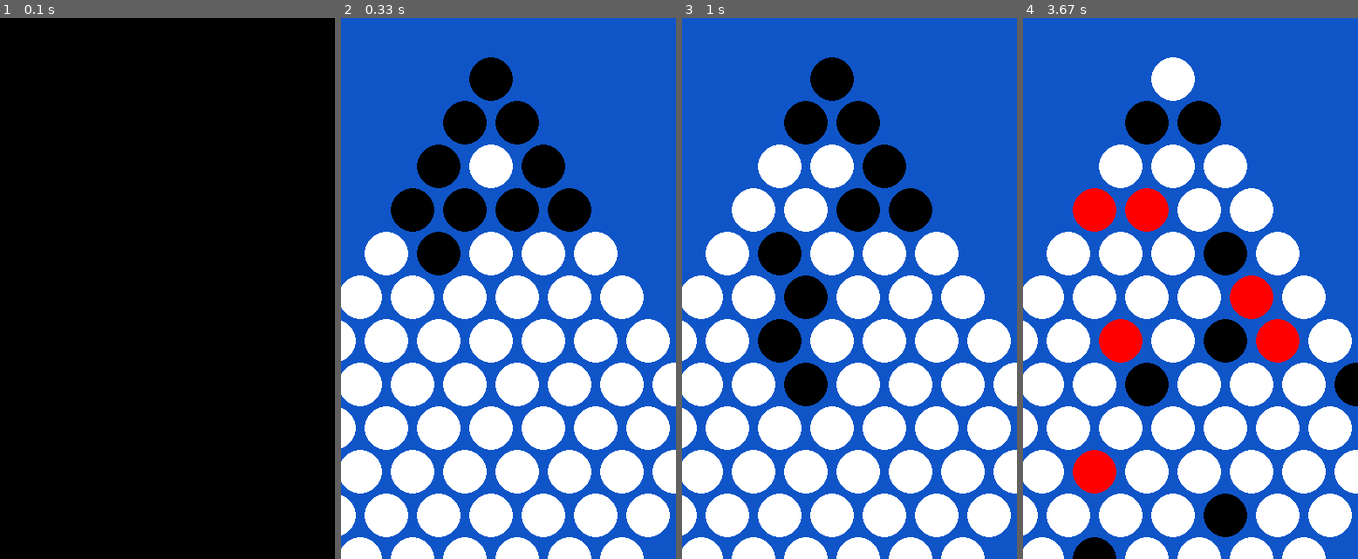
Above: before the commit, frames 1-4 (left to right).
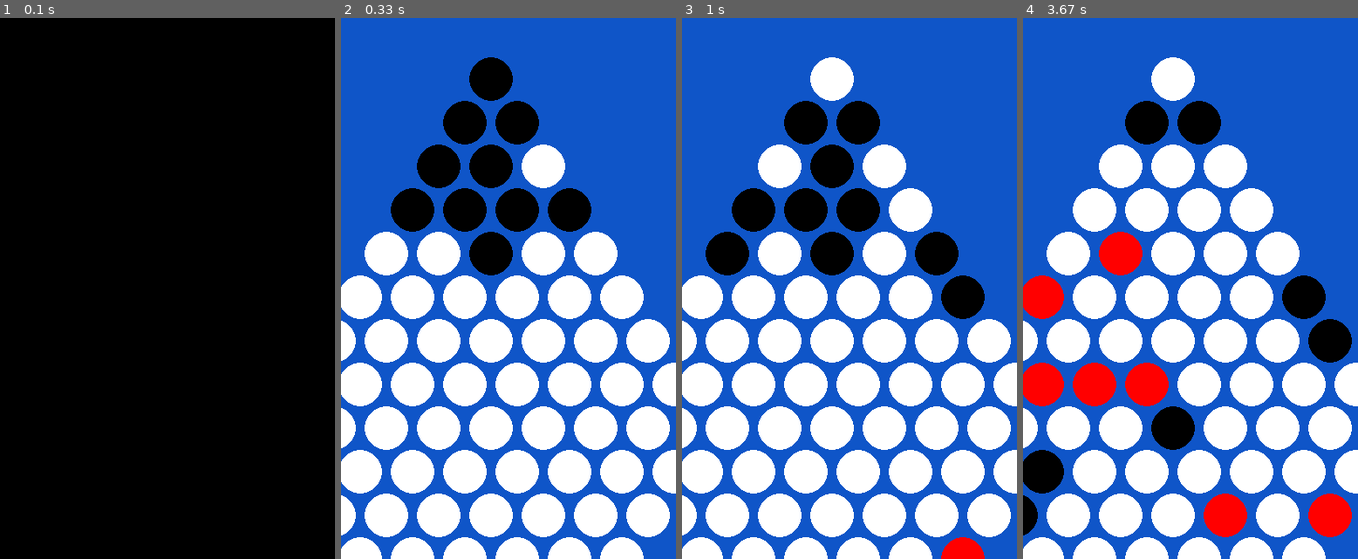
Above: after the commit, the same moments.

Repository: MaxMaiche/L3IAProjet
Game: pygame game, started from pygameGUI.py
Two runs of this game, one before a commit and one after it. Both use one fixed random seed, a clock stepped at 60 frames per second and the inputs below.
Inputs:
- Up to frame 1 (0.1 s): no input
- Up to frame 2 (0.33 s): no input
- Up to frame 3 (1 s): no input
- Up to frame 4 (3.67 s): no input

Frame 1 is identical in both runs. In frame 2, 3.2% of the frame differs, in the area x 22-67%, y 23-48%; in frame 3, 12%; in frame 4, 16%, in the area x 0-100%, y 31-100%.

Commit message:
Update agent.py

Diff:
--- a/agent.py
+++ b/agent.py
@@ -40,10 +40,7 @@
         for i in range(len(list)):
             node1 = list[i][0].score
             node2 = list[i][1].score
-            if node1-node2 == 0:
-                listscore.append((-0.5,list[i]))
-            else:
-                listscore.append((node1 - node2, list[i]))
+            listscore.append((node1 - node2, list[i]))
 
         random.shuffle(listscore)
         move = min(listscore,key=lambda item:item[0])[1]
@@ -60,10 +57,7 @@
         for i in range(len(list)):
             node1 = list[i][0].score
             node2 = list[i][1].score
-            if node1-node2 == 0:
-                listscore.append((0.5,list[i]))
-            else:
-                listscore.append((node1 - node2,list[i]))
+            listscore.append((node1 - node2,list[i]))
 
         random.shuffle(listscore)
         move = max(listscore,key=lambda item:item[0])[1]
